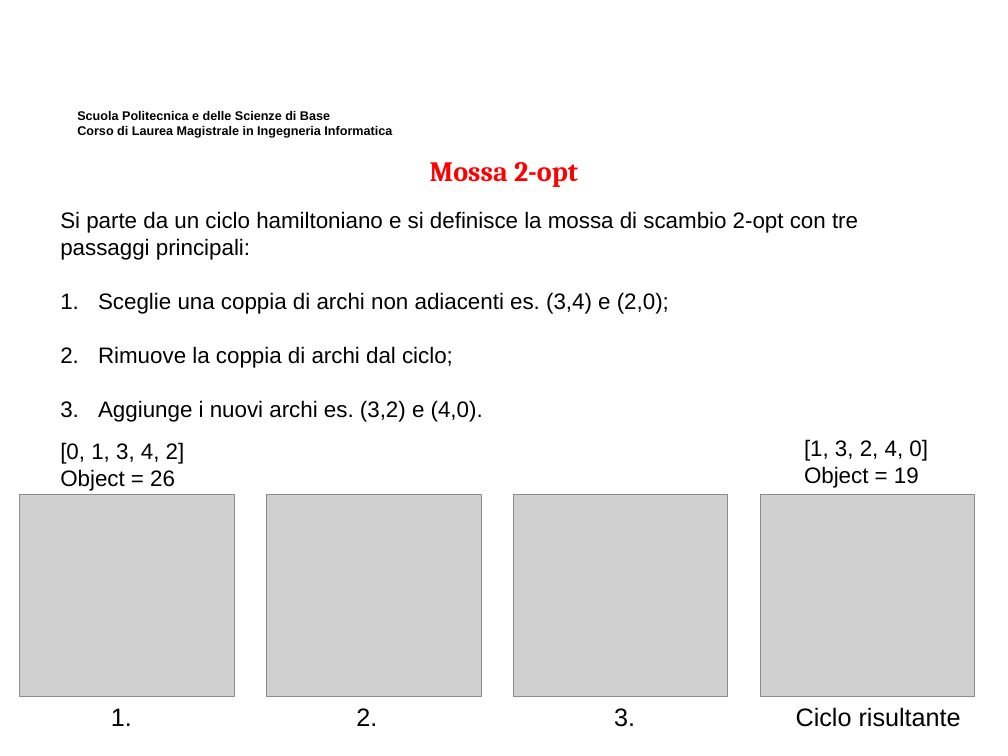
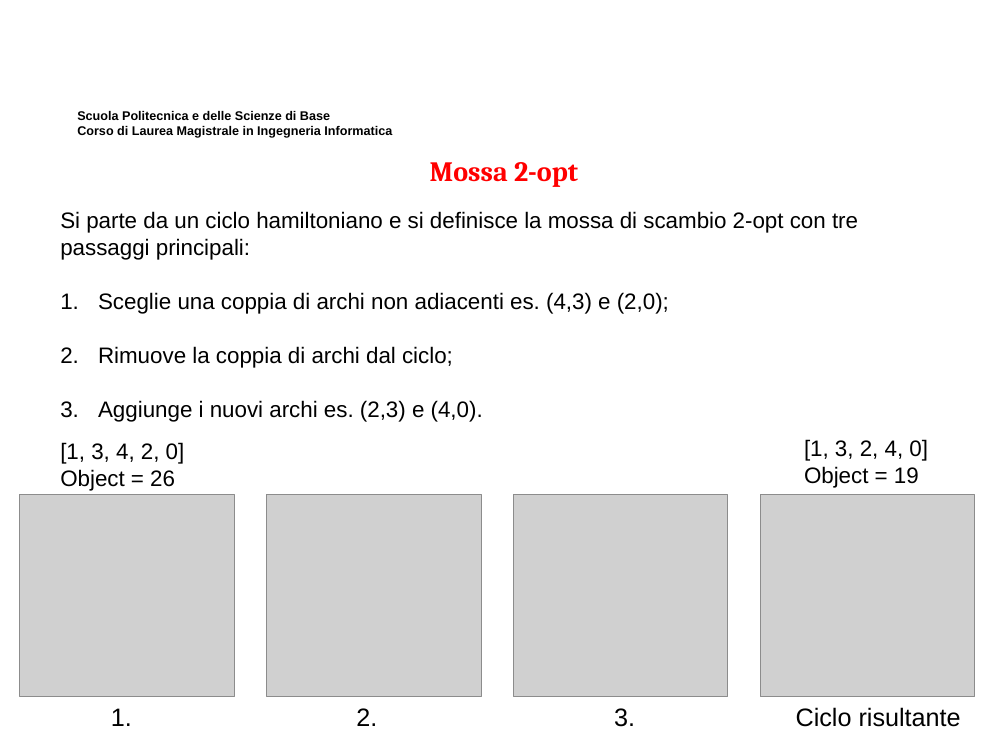
Before and after one commit to MicheleMaresca98/TSP-SimulatedAnnealing, a slide deck: slide 15 of Presentazione Elaborato Ricerca Operativa.pptx. Drawn at 1008x756 pixels with LibreOffice and Linux fonts; fonts in the diff are those of the drawing; grey boxes stand for pictures; background and template pictures are left out. Boxes give left, top, right and bottom in pixels: in the first picture for what was removed or moved away, otherwise in the second. Text is boxed around its words. In the diff, an @@ line names an element or a change of style, - is before the commit and + after.

```diff
--- a/Presentazione Elaborato Ricerca Operativa.pptx
+++ b/Presentazione Elaborato Ricerca Operativa.pptx
@@ text at box(98, 292, 669, 314): text changed @@
-1. Sceglie una coppia di archi non adiacenti es. (3,4) e (2,0);
+1. Sceglie una coppia di archi non adiacenti es. (4,3) e (2,0);
@@ text at box(98, 400, 483, 422): text changed @@
-3. Aggiunge i nuovi archi es. (3,2) e (4,0).
+3. Aggiunge i nuovi archi es. (2,3) e (4,0).
@@ text at box(60, 442, 185, 464): text changed @@
-[0, 1, 3, 4, 2]
+[1, 3, 4, 2, 0]
```
Also in this commit, not shown: 1 other slide changed, 1 other file.
